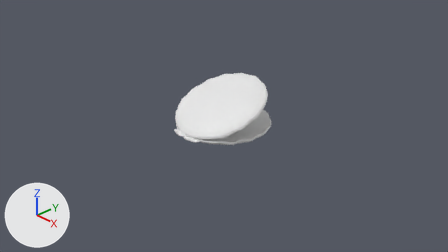
Renders of the Blender file Shellfish.blend from each side of a commit.
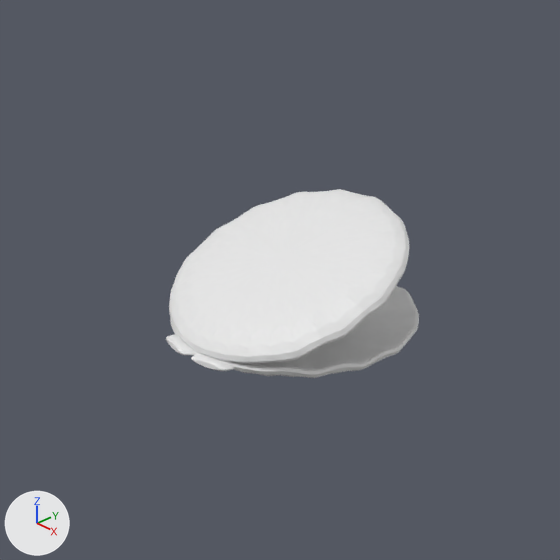
Each version is shown from the file's camera 'Camera', then close up on the part from 25% to 73% of the width and 0% to 85% of the height. Arrows for +X, +Y and +Z are at lower left; the lights stay in place.

Objects in the first close-up: 'Back1', 'Back2', 'Bottom', 'Top'.
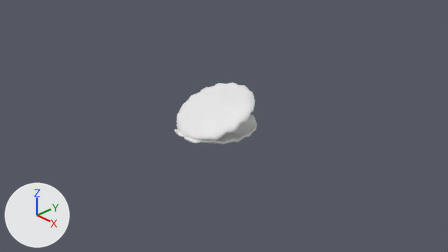
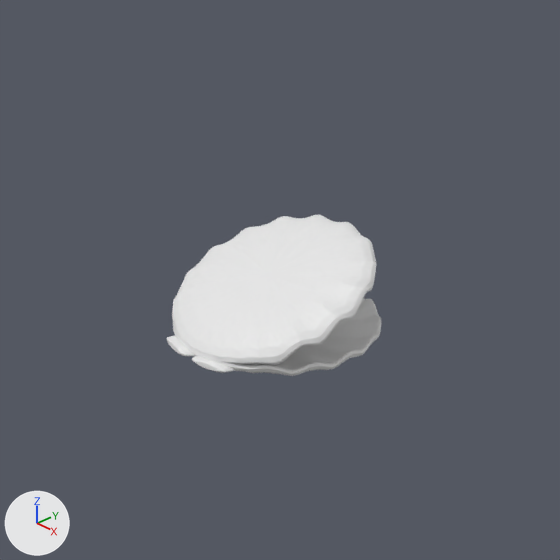
Where the change shows, as pixel boxes (x1, y1, x2, y2) in the close-ups (560 x 560 px; the box of a moved part takes in the faces that stretch with it):
'Top', reshaped, moved, rescaled (15% narrower, 14% shorter)
    before: (169, 189, 409, 363)
    after: (172, 215, 376, 364)
'Bottom', moved, rescaled (16% narrower, 15% shorter)
    before: (170, 286, 419, 378)
    after: (173, 298, 381, 376)
'Back1', moved
    before: (191, 353, 235, 371)
    after: (192, 356, 236, 373)
'Back2', moved
    before: (166, 334, 196, 355)
    after: (167, 335, 195, 356)
part 1 of me_cylinder_001, moved or reshaped
    before: (169, 189, 409, 362)
    after: (172, 215, 376, 364)

What changed in the scene script:
```text
Change me_cylinder_001:
    used by ob_top; location = (0.0, -0.083, 0.404); rotation_euler = (-3.222, -0.387, 1.669), in degrees (-185, -22, 96); scale = (0.877, 0.877, 0.114)
    remove me_cylinder_001.from_pydata(...)  # 96 vertices, 66 faces; spans x -0.99..1.01, y -1.01..1.0, z -1.0..1.52
    add me_cylinder_001.from_pydata(...)  # 96 vertices, 66 faces; spans x -0.99..1.03, y -1.01..1.0, z -1.0..2.24
    me_cylinder_001 part 1: 24 of 96 vertices moved; they spanned x -0.73..1.01, y -1.01..0.99, z 0.38..1.52 and now span x -0.76..1.03, y -1.01..1.0, z -0.5..2.24; mean shift (0.0, 0.0, 0.05); largest move (0.37, 0.92, 1.23) -> (0.32, 0.91, 2.15)
Change ob_bottom:
    ob_bottom.location: (0.0, 0.0, 0.0) -> (0.0, -0.165, 0.004)
    ob_bottom.scale: (0.877, 0.877, 0.114) -> (0.729, 0.729, 0.095)
Change ob_top:
    ob_top.location: (0.0, -0.083, 0.404) -> (0.0, -0.214, 0.337)
    ob_top.scale: (0.877, 0.877, 0.114) -> (0.743, 0.743, 0.0968)
Change ob_back1:
    ob_back1.location: (0.125, -0.857, 0.019) -> (0.125, -0.855, 0.009)
Change ob_back2:
    ob_back2.location: (-0.209, -0.846, 0.019) -> (-0.209, -0.84, 0.011)
```
